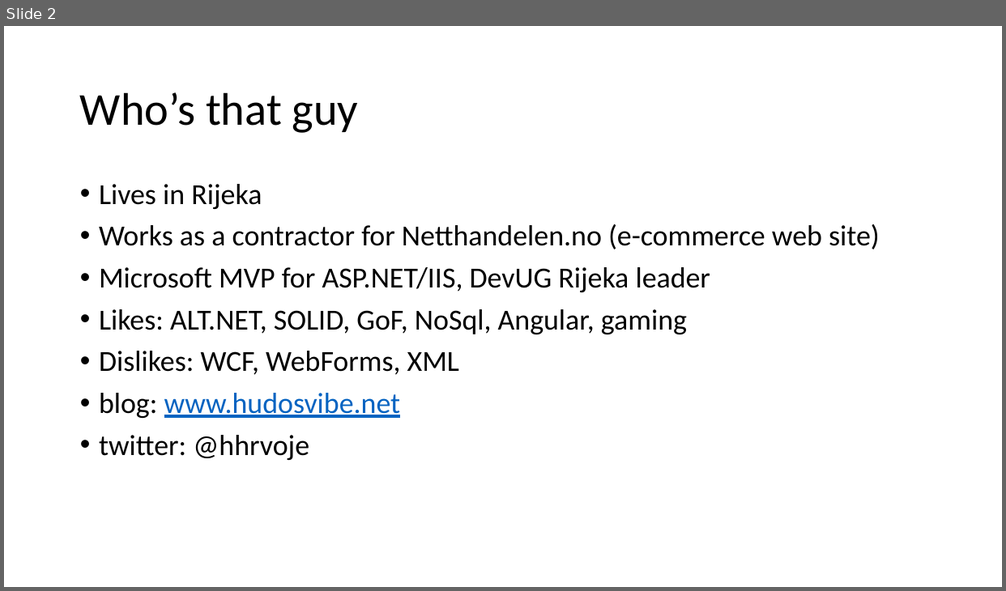
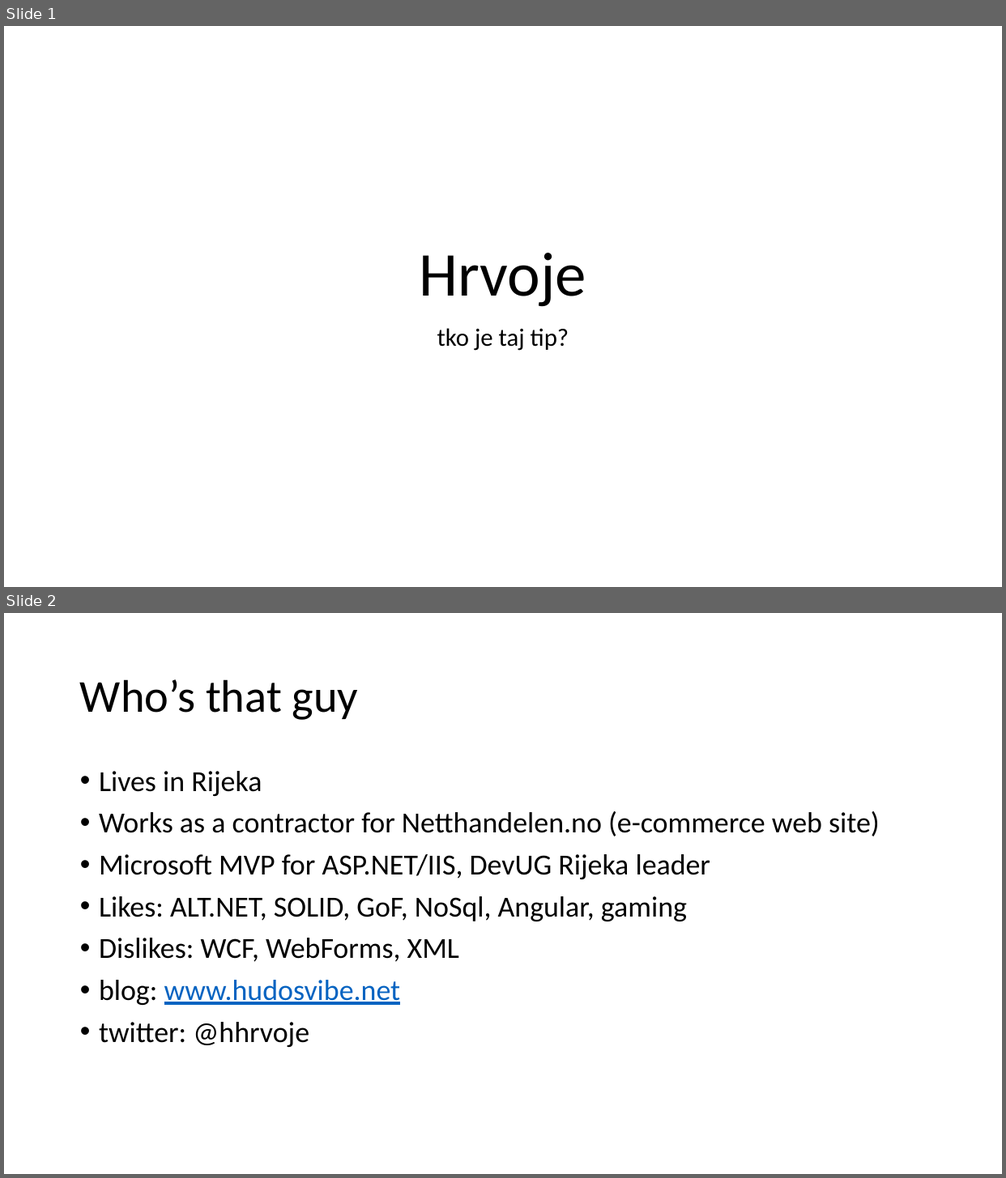
Before and after one commit to hudo/TGGCon2014, a slide deck: docs/001 H - O sebi.pptx. Shown one above the other, each under a label of ours: slide 2 before the commit, slides 1 and 2 after it. The pictures are 1006x591 and 1006x1178 pixels, drawn with LibreOffice and Linux fonts; fonts in the diff are those of the drawing. Boxes give left, top, right and bottom in pixels: in the first picture for what was removed or moved away, otherwise in the second. Text is boxed around its words. In the diff, an @@ line names an element or a change of style, - is before the commit and + after.

```diff
--- a/docs/001 H - O sebi.pptx
+++ b/docs/001 H - O sebi.pptx
@@ slide 1 added at bbox=[4, 26, 1002, 587], background #FFFFFF @@
@@ title added at bbox=[419, 253, 586, 307], 60 pt, text #000000 @@
+Hrvoje
@@ subtitle added at bbox=[437, 328, 569, 351], 24 pt, text #000000 @@
+tko je taj tip?
```
Also in this commit, not shown: 1 slide removed, 4 other files.
